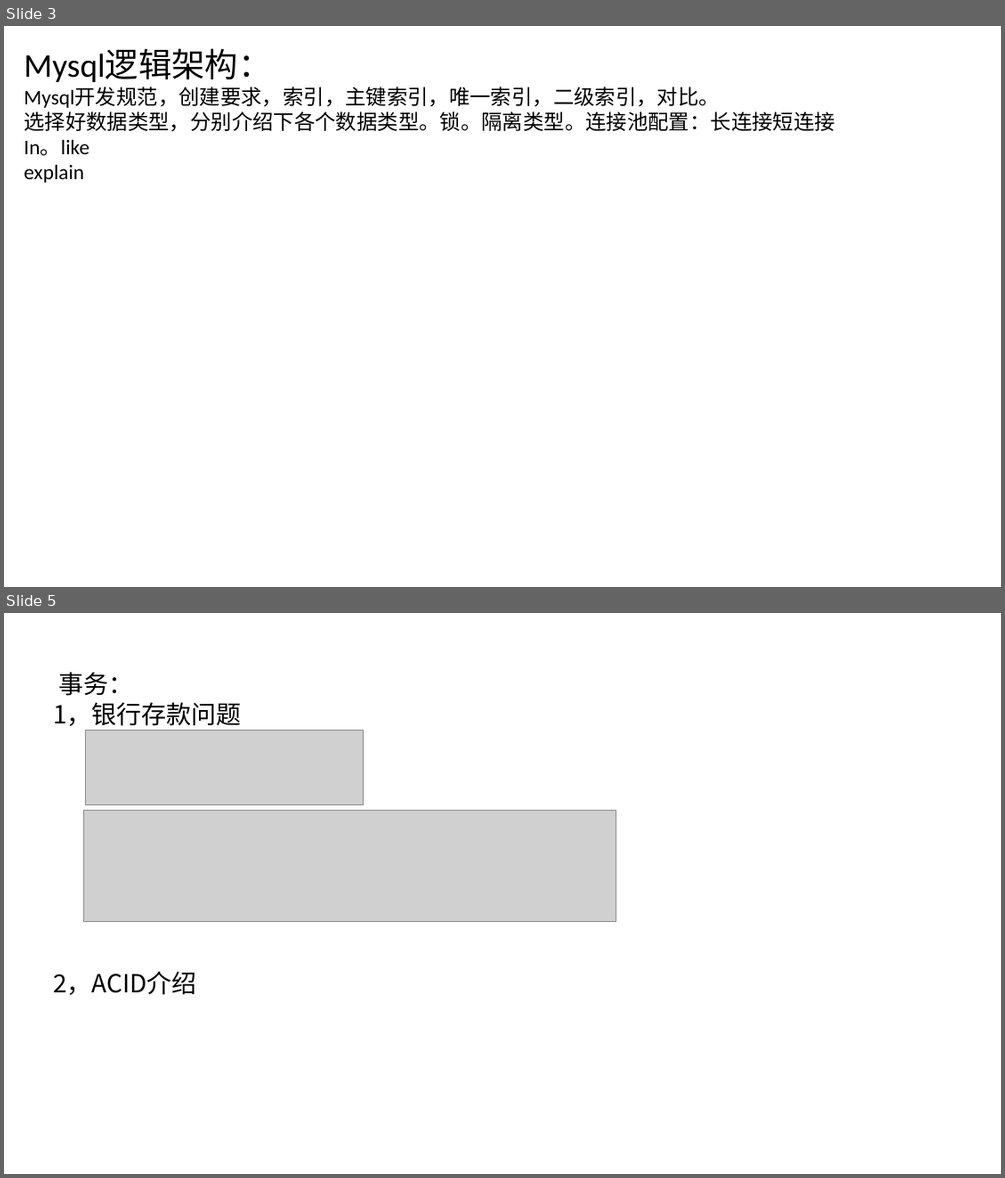
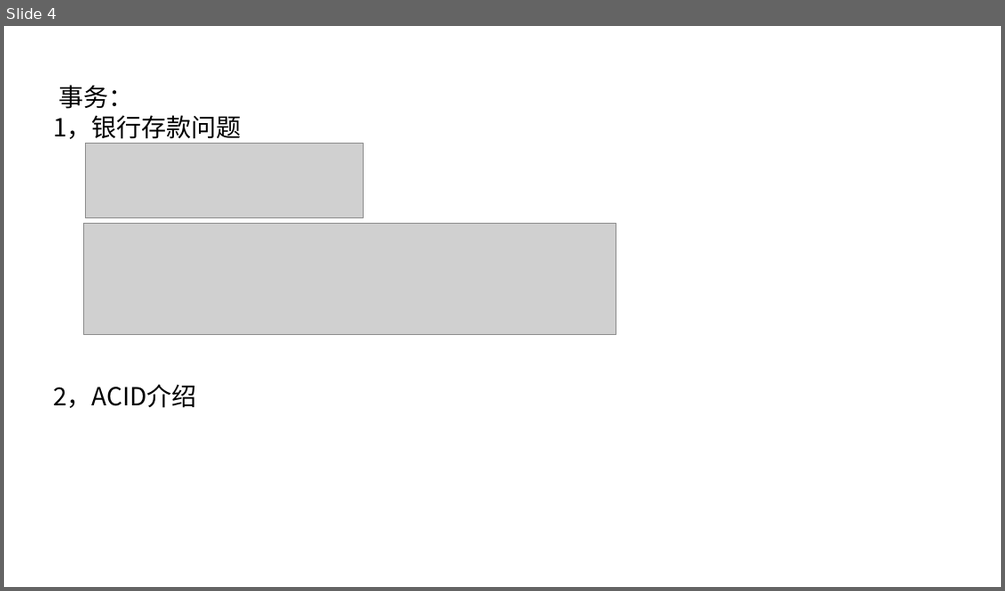
Before and after one commit to ronghuaihai/sharefiles, a slide deck: 数据库演示.pptx. Shown one above the other, each under a label of ours: slides 3 and 5 before the commit, slide 4 after it; the slides between them are not shown. The pictures are 1005x1178 and 1005x591 pixels, drawn with LibreOffice and Linux fonts; fonts in the diff are those of the drawing; grey boxes stand for pictures; background and template pictures are left out. Boxes give left, top, right and bottom in pixels: in the first picture for what was removed or moved away, otherwise in the second. Text is boxed around its words. In the diff, an @@ line names an element or a change of style, - is before the commit and + after.

```diff
--- a/数据库演示.pptx
+++ b/数据库演示.pptx
@@ slide 3 removed at bbox=[4, 26, 1001, 587], background picture (left out) @@
@@ text removed at bbox=[24, 49, 834, 183] @@
-Mysql逻辑架构：
-Mysql开发规范，创建要求，索引，主键索引，唯一索引，二级索引，对比。
-选择好数据类型，分别介绍下各个数据类型。锁。隔离类型。连接池配置：长连接短连接
-In。like
-explain
@@ what was slide 5 is now slide 4 @@
```
Also in this commit, not shown: 12 slides changed, 6 slides added, 2 other slides removed, 2 other files.
